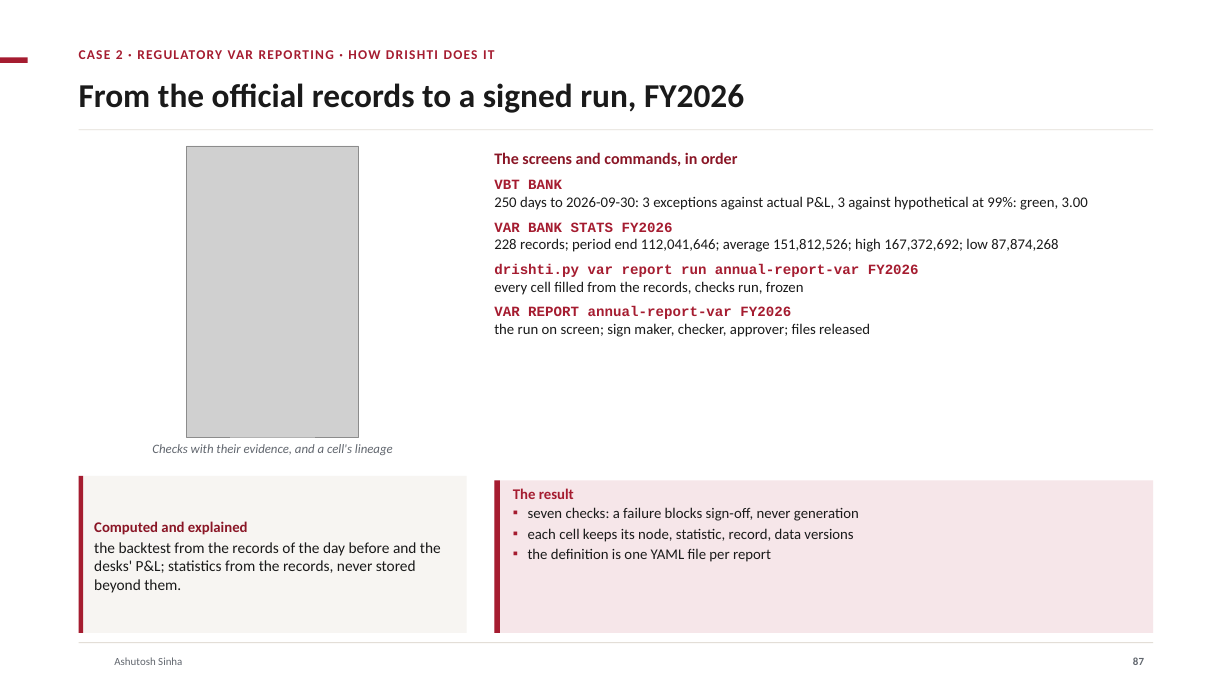
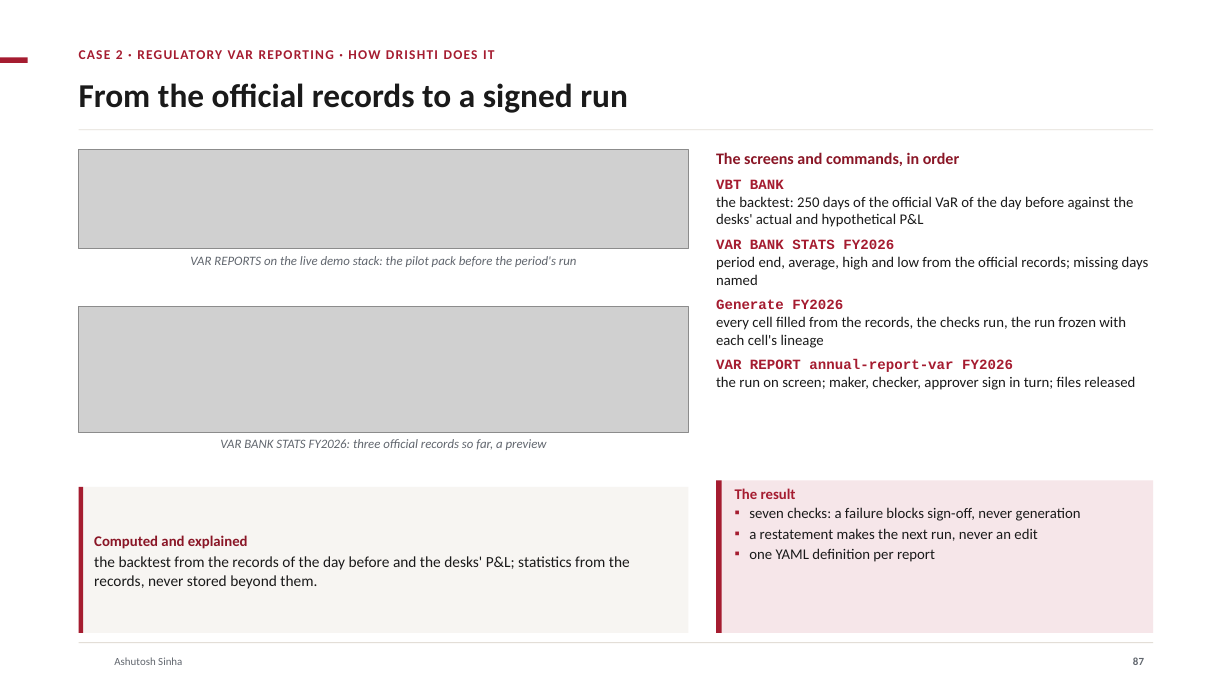
Before and after one commit to ajsinha/drishti, a slide deck: slide 87 of docs/publications/Drishti-Design-and-Evidence.pptx. Drawn at 1232x693 pixels with LibreOffice and Linux fonts; fonts in the diff are those of the drawing; grey boxes stand for pictures; background and template pictures are left out. Boxes give left, top, right and bottom in pixels: in the first picture for what was removed or moved away, otherwise in the second. Text is boxed around its words. In the diff, an @@ line names an element or a change of style, - is before the commit and + after.

Commit message:
Decks: Design-and-Evidence without status pills; the phone tiers and lens menus on the real phone captures; no picture disagrees with its slide (live period statistics and the reports list, real captures for the Risk, Trading, Market and World cases, mock-ups captioned as such with no figures they could contradict); each bank EPE dated; chapter names clear of their numbers

```diff
--- a/docs/publications/Drishti-Design-and-Evidence.pptx
+++ b/docs/publications/Drishti-Design-and-Evidence.pptx
@@ title at [79,83,628,113]: text changed @@
-From the official records to a signed run, FY2026
+From the official records to a signed run
@@ picture removed at [187,146,359,437] @@
@@ text "The screens and commands, in ...": place and size @@
-text "The screens and commands, in ..." at [494,152,737,166]
+text "The screens and commands, in ..." at [716,152,959,166]
@@ picture added at [79,150,689,249] @@
@@ text "VBT BANK": place and size @@
-text "VBT BANK" at [494,179,1088,337]
+text "VBT BANK" at [716,179,1149,390]
@@ text at [716,196,1134,227]: text changed @@
-250 days to 2026-09-30: 3 exceptions against actual P&L, 3 against hypothetical at 99%: green, 3.00
+the backtest: 250 days of the official VaR of the day before against the desks' actual and hypothetical P&L
@@ text at [190,256,577,267]: text changed @@
-Checks with their evidence, and a cell's lineage
+VAR REPORTS on the live demo stack: the pilot pack before the period's run
@@ text at [716,256,1149,348]: text changed @@
-228 records; period end 112,041,646; average 151,812,526; high 167,372,692; low 87,874,268
-drishti.py var report run annual-report-var FY2026
-every cell filled from the records, checks run, frozen
+period end, average, high and low from the official records; missing days named
+Generate FY2026
+every cell filled from the records, the checks run, the run frozen with each cell's lineage
@@ picture added at [79,307,689,433] @@
@@ text at [716,376,1135,390]: text changed @@
-the run on screen; sign maker, checker, approver; files released
+the run on screen; maker, checker, approver sign in turn; files released
@@ text added at [220,439,547,450], 10 pt, text #61666E, italic @@
+VAR BANK STATS FY2026: three official records so far, a preview
@@ rectangle: place and size @@
-rectangle at [79,476,83,633]
+rectangle at [79,487,83,633]
@@ rectangle: place and size @@
-rectangle at [79,476,467,633]
+rectangle at [79,487,689,633]
@@ text "Computed and explained" rewrapped from [94,521,441,593] to [94,535,630,589] @@
@@ rectangle: place and size @@
-rectangle at [494,481,1153,633]
+rectangle at [716,481,1153,633]
@@ rectangle: place and size @@
-rectangle at [494,481,500,633]
+rectangle at [716,481,722,633]
@@ text "The result": place and size @@
-text "The result" at [513,488,859,562]
+text "The result" at [735,488,1081,562]
@@ text at [749,528,1037,562]: text changed @@
-▪ each cell keeps its node, statistic, record, data versions
-▪ the definition is one YAML file per report
+▪ a restatement makes the next run, never an edit
+▪ one YAML definition per report
```
Also in this commit, not shown: 35 other slides changed, 1 other file.
